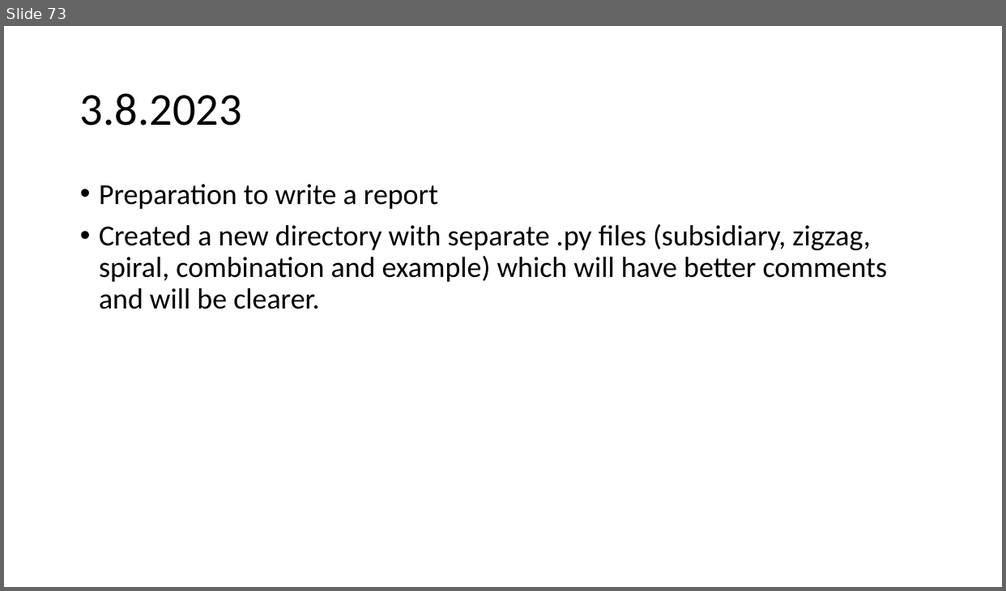
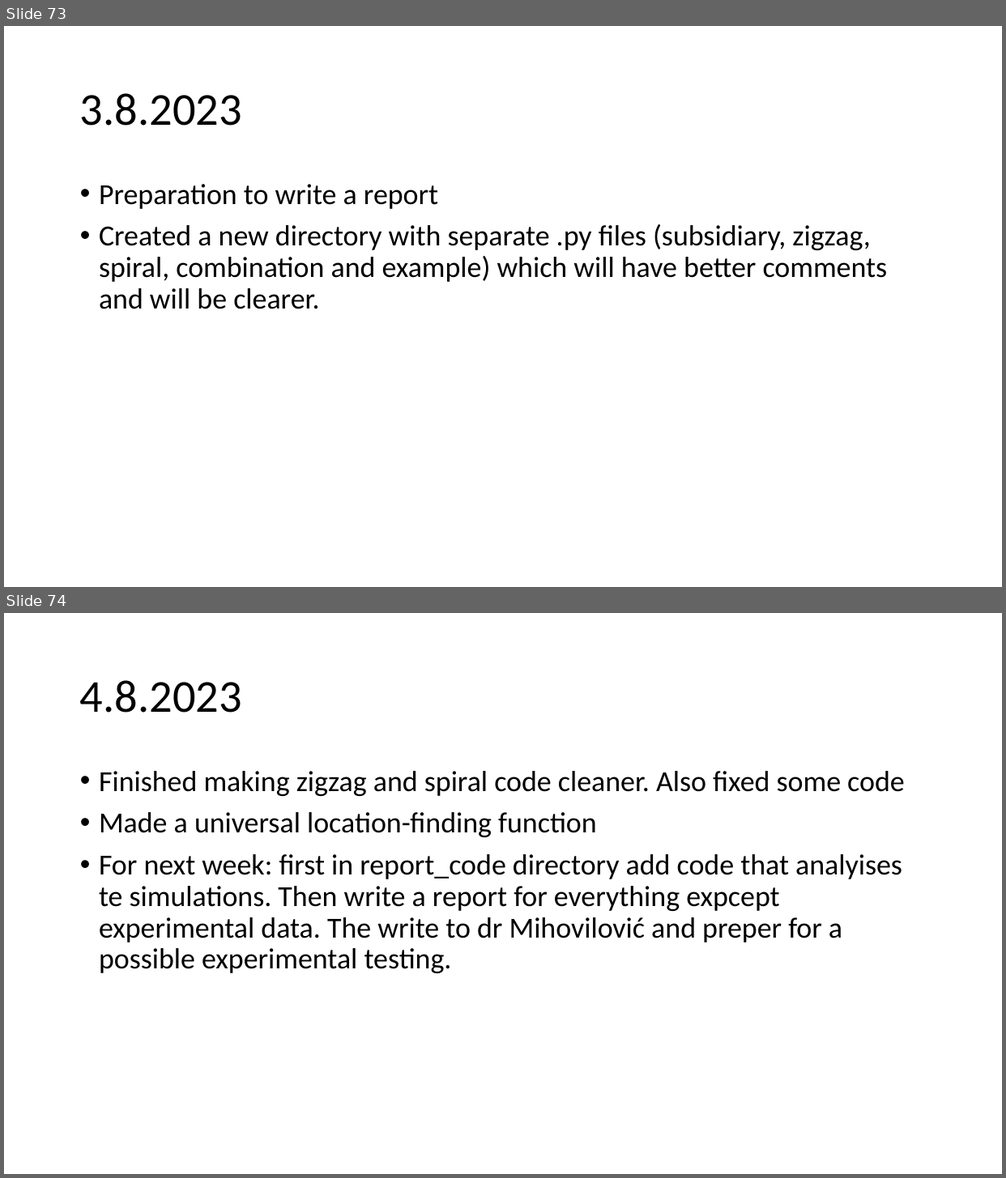
Before and after one commit to urhtrinko/DroneRadioactivity_student_job, a slide deck: reports/work_diary.pptx. Shown one above the other, each under a label of ours: slide 73 before the commit, slides 73 and 74 after it. The pictures are 1006x591 and 1006x1178 pixels, drawn with LibreOffice and Linux fonts; fonts in the diff are those of the drawing. Boxes give left, top, right and bottom in pixels: in the first picture for what was removed or moved away, otherwise in the second. Text is boxed around its words. In the diff, an @@ line names an element or a change of style, - is before the commit and + after.

```diff
--- a/reports/work_diary.pptx
+++ b/reports/work_diary.pptx
@@ slide 74 added at (4,613,1002,1174), background #FFFFFF @@
@@ title added at (80,680,242,713), 44 pt, text #000000 @@
+4.8.2023
@@ text added at (99,771,904,973), 28 pt, text #000000 @@
+• Finished making zigzag and spiral code cleaner. Also fixed some code
+• Made a universal location-finding function
+• For next week: first in report_code directory add code that analyises te simulations. Then write a report for everything expcept experimental data. The write to dr Mihovilović and preper for a possible experimental testing.
```
